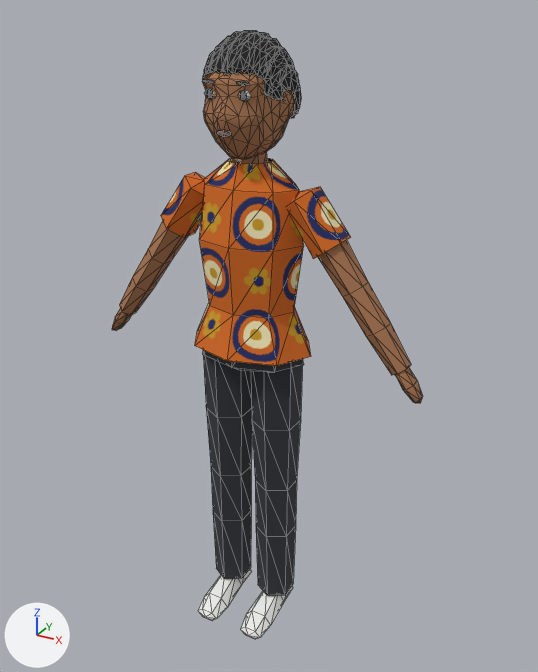
The glTF model apps/client/public/assets/shared/chr/chr_kemi.glb: old version first, new version second.
One viewpoint serves both versions: a 50 mm camera at (0.959, -1.622, 0.915) aimed at (0.036, 0.057, 0.076). Lighting does not change. The marker at lower left points along +X, +Y and +Z. The older version comes first. Mesh edges are drawn as thin lines. Vertices at exactly the same position are counted once.

In view in the first picture: 'body'.
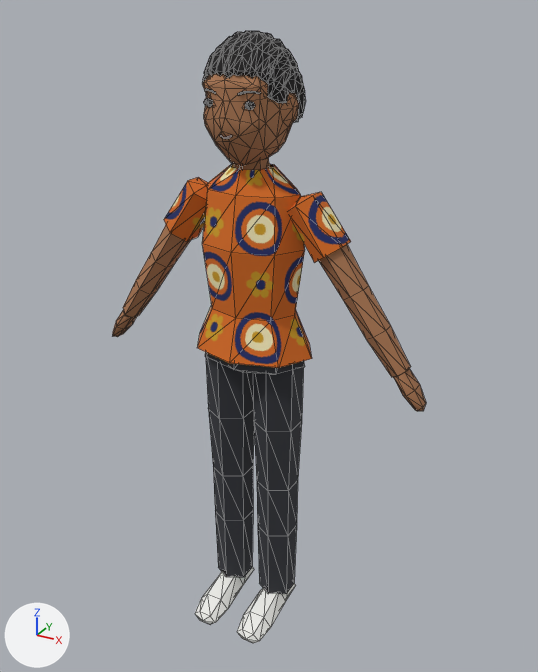
Boxes (x1, y1, x2, y2) around the edits, measured in the pictures (538 x 672 px; the box of a moved part takes in the faces that stretch with it):
'body', reshaped: before (112, 30, 423, 639); after (112, 31, 426, 643)
part 1 of me_body, moved or reshaped: before (203, 350, 304, 372); after (205, 352, 305, 374)
part 2 of me_body, moved or reshaped (mostly hidden): before (232, 152, 267, 164); after (234, 157, 269, 170)
part 3 of me_body, added: after (203, 98, 213, 108)
part 4 of me_body, added: after (244, 100, 255, 110)
part 5 of me_body, moved or reshaped: before (318, 240, 411, 375); after (319, 244, 410, 377)
part 6 of me_body, moved or reshaped: before (395, 368, 423, 403); after (393, 368, 426, 411)
part 7 of me_body, moved or reshaped: before (251, 362, 303, 596); after (253, 364, 304, 594)
part 8 of me_body, moved or reshaped: before (119, 221, 188, 316); after (123, 225, 190, 318)
part 9 of me_body, moved or reshaped: before (112, 308, 131, 331); after (112, 309, 136, 337)
part 10 of me_body, moved or reshaped: before (203, 355, 252, 579); after (205, 352, 254, 577)
part 11 of me_body, moved or reshaped: before (195, 158, 311, 366); after (198, 163, 312, 368)
part 12 of me_body, moved or reshaped: before (288, 187, 350, 259); after (289, 192, 351, 263)
part 13 of me_body, moved or reshaped: before (161, 172, 205, 238); after (164, 177, 208, 241)
part 14 of me_body, deleted: before (203, 79, 214, 84)
part 15 of me_body, deleted: before (236, 81, 249, 85)
part 16 of me_body, moved or reshaped: before (202, 30, 301, 161); after (202, 31, 305, 166)
part 17 of me_body, moved or reshaped: before (198, 569, 293, 639); after (195, 566, 295, 643)

What changed in the scene script:
```text
Change me_body:
    used by ob_body; location = (0.0, 0.0, 0.0)
    remove me_body.from_pydata(...)  # 985 vertices, 1828 faces; spans x -0.49..0.49, y -0.15..0.16, z -0.85..0.87
    add me_body.from_pydata(...)  # 971 vertices, 1804 faces; spans x -0.5..0.5, y -0.16..0.17, z -0.85..0.87
    me_body part 1: the loose piece of 25 vertices spanning x -0.16..0.16, y -0.09..0.13, z 0.0..0.18 is moved by (0.0, 0.01, -0.01)
    me_body part 2: the loose piece of 12 vertices spanning x -0.04..0.04, y -0.03..0.07, z 0.52..0.59 is moved by (0.0, 0.01, -0.02)
    me_body part 3: the loose piece of 10 vertices spanning x -0.06..-0.03, y -0.09..-0.07, z 0.72..0.75 is copied, and the copy is moved by (-0.01, 0.01, -0.02); it spans x -0.07..-0.04, y -0.08..-0.07, z 0.7..0.72
    me_body part 4: the loose piece of 10 vertices spanning x 0.03..0.06, y -0.09..-0.07, z 0.72..0.75 is copied, and the copy is moved by (0.01, 0.01, -0.02); it spans x 0.04..0.07, y -0.08..-0.07, z 0.7..0.72
    me_body part 5: the loose piece of 24 vertices spanning x 0.2..0.46, y -0.02..0.06, z 0.07..0.4 is moved by (0.0, 0.01, -0.01)
    me_body part 6: the loose piece of 19 vertices spanning x 0.42..0.49, y -0.01..0.06, z 0.0..0.09 is moved by (0.0, 0.01, -0.02)
    me_body part 7: the loose piece of 30 vertices spanning x 0.02..0.14, y -0.05..0.1, z -0.77..0.05 is moved by (0.0, 0.01, -0.01)
    me_body part 8: the loose piece of 24 vertices spanning x -0.46..-0.2, y -0.02..0.06, z 0.07..0.4 is moved by (0.0, 0.01, -0.01)
    me_body part 9: the loose piece of 19 vertices spanning x -0.49..-0.42, y -0.01..0.06, z 0.0..0.09 is moved by (0.0, 0.01, -0.02)
    me_body part 10: the loose piece of 30 vertices spanning x -0.14..-0.02, y -0.05..0.1, z -0.77..0.05 is moved by (0.0, 0.01, -0.01)
    me_body part 11: the loose piece of 40 vertices spanning x -0.18..0.18, y -0.11..0.15, z 0.06..0.57 is moved by (0.0, 0.01, -0.01)
    me_body part 12: the loose piece of 13 vertices spanning x 0.11..0.27, y -0.03..0.08, z 0.34..0.51 is moved by (0.0, 0.01, -0.01)
    me_body part 13: the loose piece of 13 vertices spanning x -0.27..-0.11, y -0.03..0.08, z 0.34..0.51 is moved by (0.0, 0.01, -0.01)
    me_body part 14: the loose piece of 8 vertices spanning x -0.06..-0.03, y -0.09..-0.08, z 0.76..0.77 is deleted
    me_body part 15: the loose piece of 8 vertices spanning x 0.03..0.06, y -0.09..-0.08, z 0.76..0.77 is deleted
    me_body part 16: 44 vertices moved within x -0.11..0.1, y -0.1..0.14, z 0.64..0.85; 581 vertices removed from x -0.12..0.12, y -0.11..0.16, z 0.57..0.87; 563 vertices added at x -0.12..0.12, y -0.1..0.17, z 0.56..0.87
    me_body part 17: 48 vertices removed from x -0.12..0.12, y -0.15..0.08, z -0.85..-0.77; 48 vertices added at x -0.13..0.13, y -0.16..0.09, z -0.85..-0.76
```
